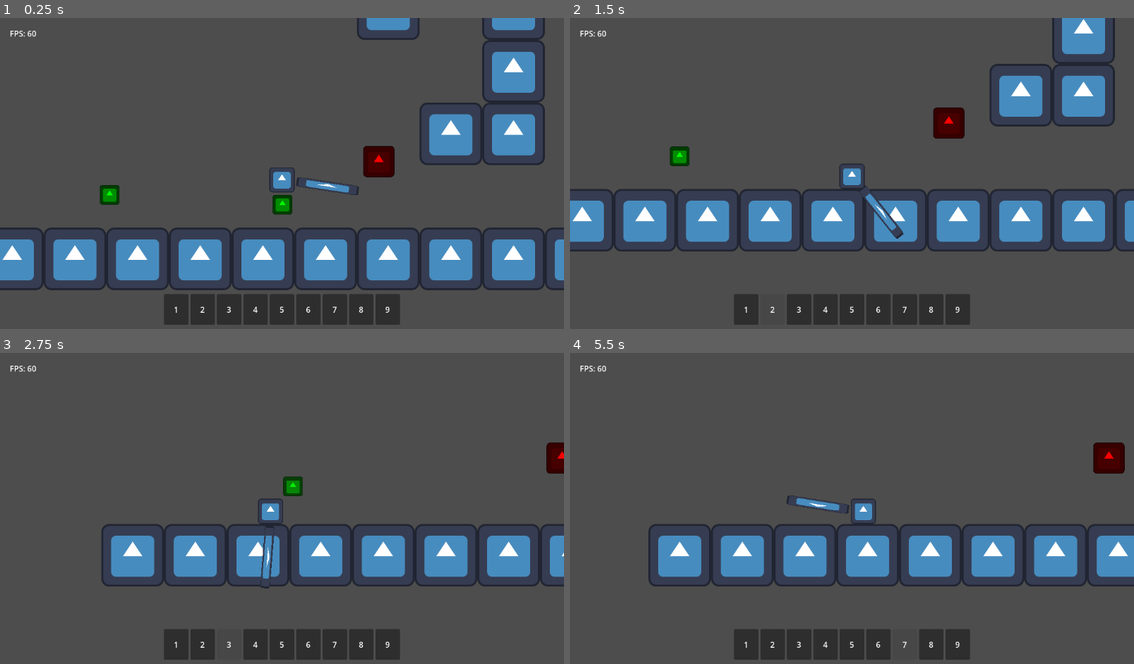
Above: before the commit, frames 1-4 (two rows, left to right).
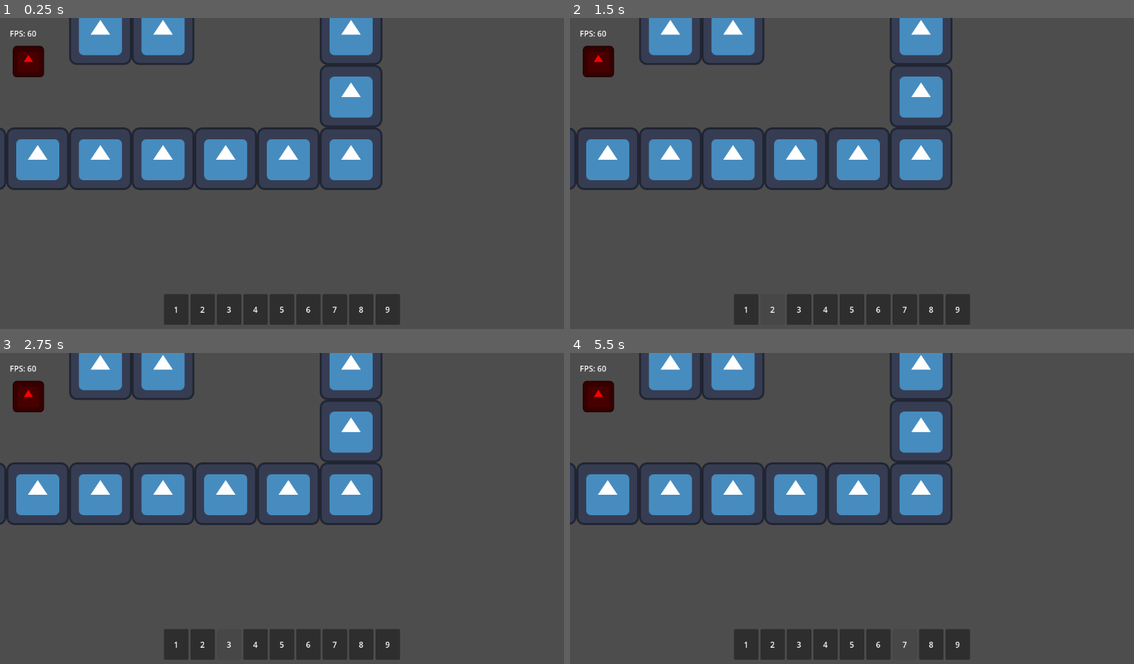
Above: after the commit, the same moments.

Repository: TheHumanMRP/RPG-Life-Tracker
Game: Godot game, scene res://Folders/Systems/Main/Scenes/main_scene.tscn
The game is run twice, just before and just after one commit, with the same random seed, the same clock (stepped at 60 frames per second) and the same inputs. The engine's default icon, where the game draws it, is replaced by a stand-in: a white triangle on a blue panel in a dark square.
Inputs (mouse positions are in pixels of both pictures, inside the frame that each line leads up to):
- Up to frame 1 (0.25 s): no input
- Up to frame 2 (1.5 s): drag from (744, 310) to (677, 157) at 0.52 s; drag from (773, 310) to (677, 154) at 1.27 s
- Up to frame 3 (2.75 s): move the mouse to (231, 645) at 2.02 s; hold A (move_left) from 2.03 s (still down); tap E (equip_item) at 2.1 s; click (231, 645) at 2.17 s
- Up to frame 4 (5.5 s): release A (move_left) at 2.75 s; drag from (823, 645) to (959, 499) at 2.77 s; drag from (852, 645) to (829, 552) at 3.52 s; drag from (880, 645) to (767, 430) at 4.27 s; move the mouse to (902, 645) at 5.02 s; hold D (move_right) from 5.03 s (still down); tap T (add_test_sword) at 5.1 s; click (902, 645) at 5.17 s

The runs differ from the first frame. In frame 1, 30% of the frame differs, in the area x 0-100%, y 0-88%; in frame 2, 28%; in frame 3, 23%; in frame 4, 23%.
Error before the commit: Invalid access to property or key 'inventory_component' on a base object of type 'Resource (SaveData)'. (res://Folders/Systems/Globals/global.gd:30)
Error after the commit: Parse Error: Could not find type "SwordNode" in the current scope. (res://Folders/Systems/Player/player.gd:13)

Commit message:
Auto commit at 2026-08-08 17:59:00

Diff:
--- a/Folders/Systems/Weapons/sword.gd
+++ b/Folders/Systems/Weapons/sword.gd
@@ -1,4 +1,4 @@
-class_name SwordNode
+class_name SwordScene
 extends Area2D
 
 @onready var attack_component: AttackComponent = AttackComponent.new()
